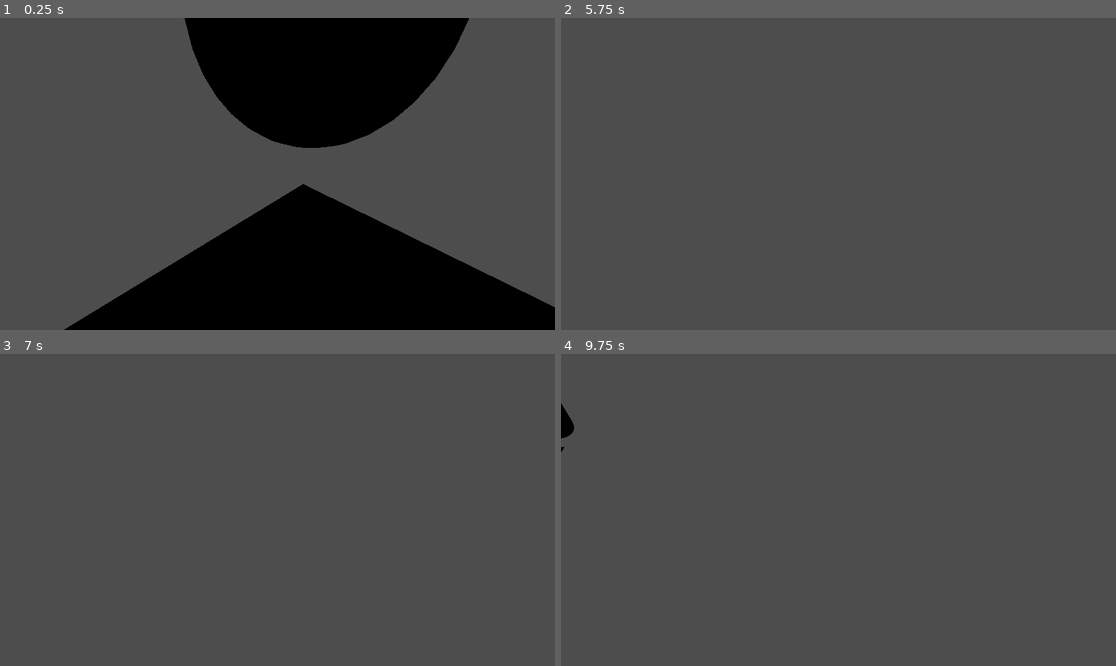
Above: before the commit, frames 1-4 (two rows, left to right).
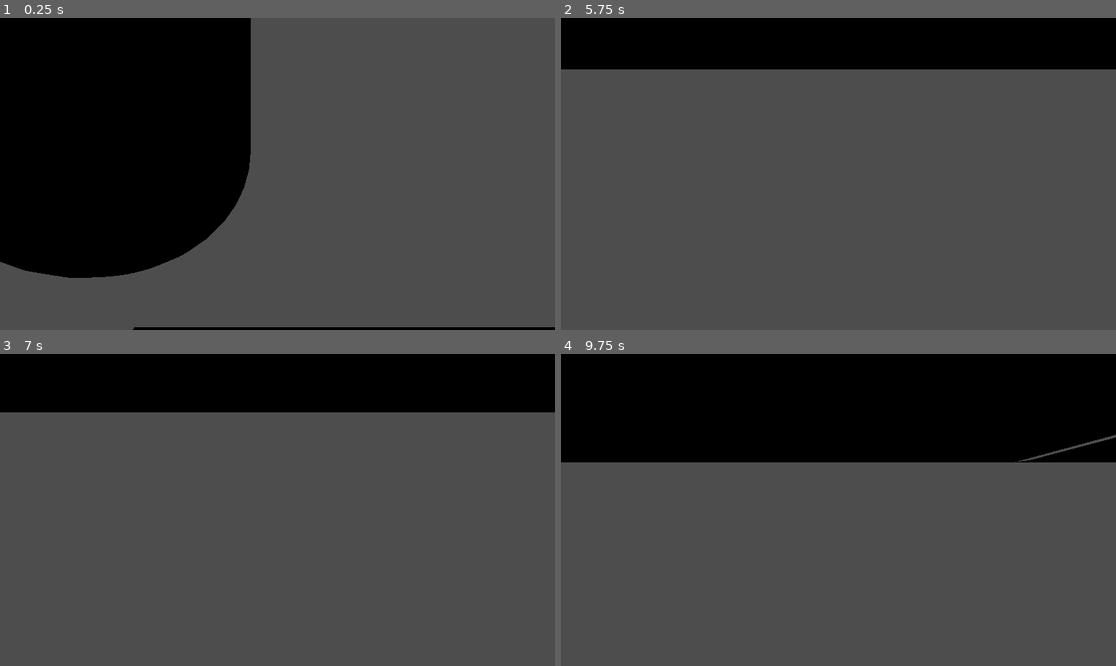
Above: after the commit, the same moments.

Repository: tlegoc/GodotCPUOptimizedPlane
Game: Godot game, scene res://node_3d.tscn
The game is run twice, just before and just after one commit, with the same random seed, the same clock (stepped at 60 frames per second) and the same inputs.
Inputs (mouse positions are in pixels of both pictures, inside the frame that each line leads up to):
- Up to frame 1 (0.25 s): no input
- Up to frame 2 (5.75 s): tap Enter at 0.5, 2, 3.5 s; move the mouse to (960, 158) at 0.52 s; hold D 0.53-1.25 s; tap Z at 0.6 s; click (960, 158) at 0.67 s; tap Space at 1.25, 2.75, 4.25 s; drag from (727, 189) to (810, 236) at 1.27 s; move the mouse to (894, 105) at 2.02 s; hold D 2.03-2.75 s; tap E at 2.1 s; drag from (810, 236) to (672, 127) at 2.77 s; move the mouse to (1005, 220) at 3.52 s; hold A 3.53-4.25 s; tap Alt at 3.6 s; drag from (672, 127) to (755, 96) at 4.27 s; move the mouse to (866, 174) at 5.02 s; hold S from 5.03 s (still down); tap O at 5.1 s; click (866, 174) at 5.17 s
- Up to frame 3 (7 s): release S at 5.75 s; drag from (194, 432) to (166, 525) at 5.77 s; move the mouse to (399, 494) at 6.52 s; hold D from 6.53 s (still down); tap Q at 6.6 s
- Up to frame 4 (9.75 s): release D at 7.25 s; drag from (727, 525) to (810, 572) at 7.27 s; move the mouse to (894, 441) at 8.02 s; hold S 8.03-8.75 s; tap Shift at 8.1 s; drag from (810, 572) to (672, 463) at 8.77 s; move the mouse to (1005, 556) at 9.52 s; hold D from 9.53 s (still down); tap I at 9.6 s; click (1005, 556) at 9.67 s

The runs differ from the first frame. In frame 1, 66% of the frame differs, in the area x 0-100%, y 0-100%; in frame 2, 16%; in frame 3, 19%; in frame 4, 34%.

Commit message:
Chunks almost working
Need to fix chunks not creating far lods, chunk size on screen not accurate

Diff:
--- a/Scripts/Chunk.gd
+++ b/Scripts/Chunk.gd
@@ -11,4 +11,51 @@
 	current_index = tp.request_chunk(-1, -1, current_subdiv, transform)
 
 func get_chunk_size_screen() -> float:
-	return .0
+	var chunk_size = tp.get_chunk_size()
+	var camera: Camera3D = get_viewport().get_camera_3d()
+	var corner_top_left : Vector3 = position
+	var corner_top_right : Vector3 = position + Vector3(1, 0, 0) * chunk_size
+	var corner_bottom_left : Vector3 = position + Vector3(0, 0, 1) * chunk_size
+	var corner_bottom_right : Vector3 = position + Vector3(0, 0, 1) * chunk_size + Vector3(1, 0, 0) * chunk_size
+	var ctl_screen: Vector2 = camera.unproject_position(corner_top_left)
+	var ctr_screen: Vector2 = camera.unproject_position(corner_top_right)
+	var cbl_screen: Vector2 = camera.unproject_position(corner_bottom_left)
+	var cbr_screen: Vector2 = camera.unproject_position(corner_bottom_right)
+
+	var screen_size :Vector2 = get_viewport().get_visible_rect().size
+	var minX : float = INF
+	var maxX : float = -INF
+	var minY : float = INF
+	var maxY : float = -INF
+	for corner in [ctl_screen, ctr_screen, cbl_screen, cbr_screen]:
+		if corner.x > maxX:
+			maxX = corner.x
+		if (corner.x < minX):
+			minX = corner.x
+		if corner.y > maxY:
+			maxY = corner.y
+		if corner.y < minY:
+			minY = corner.y
+		minX = clamp(minX, 0, screen_size.x)
+		maxX = clamp(maxX, 0, screen_size.x)
+		minY = clamp(minY, 0, screen_size.y)
+		maxY = clamp(maxY, 0, screen_size.y)
+
+	var width = maxX - minX
+	var height = maxY - minY
+	var area = width * height
+	return area/(screen_size.x * screen_size.y)
+
+func _process(delta):
+	var chunk_screen_area : float = get_chunk_size_screen()
+	var new_subdiv: int
+	if chunk_screen_area > 0.4:
+		new_subdiv = 8
+	elif chunk_screen_area > 0.1:
+		new_subdiv = 6
+	else:
+		new_subdiv = 0
+
+	if new_subdiv != current_subdiv:
+		current_index = tp.request_chunk(current_subdiv, current_index, new_subdiv, transform)
+		current_subdiv = new_subdiv
--- a/Scripts/TessellatedPlaneScript.gd
+++ b/Scripts/TessellatedPlaneScript.gd
@@ -11,6 +11,8 @@
 
 var plane: Array[ArrayMesh]
 var meshes: Array[MultiMeshInstance3D]
+var mutex_request_chunk: Mutex
+var chunks: Array[TessellatedPlaneChunk]
 
 # Called when the node enters the scene tree for the first time.
 func _ready():
@@ -25,6 +27,7 @@
 
 func init_tessellated_plane():
 	clear_plane()
+	mutex_request_chunk = Mutex.new()
 	plane = []
 	meshes = []
 
@@ -40,9 +43,11 @@
 	for i in range(0, chunk_count):
 		for j in range(0, chunk_count):
 			var chunk := TessellatedPlaneChunk.new()
+			chunks.append(chunk)
 			add_child(chunk)
 			chunk.position = Vector3(i * chunk_size, 0, j * chunk_size)
 			chunk.init_chunk()
+
 
 
 func gen_plane(cell_count: int, cell_size: float) -> ArrayMesh:
@@ -67,10 +72,30 @@
 	st.set_material(water_material)
 	return st.commit()
 
-# Mutex to avoid writing wrong transforms
-var mutex_request_chunk: Mutex = Mutex.new()
 func request_chunk(old_subdiv: int, old_index: int, new_subdiv: int, t: Transform3D) -> int:
 	mutex_request_chunk.lock()
+
+	# First we remove the old plane
+	if old_subdiv != -1 && old_index != -1:
+		var old_multimesh: MultiMesh = meshes[old_subdiv].multimesh
+		if old_multimesh.instance_count > 1:
+			# We delete the old transform by overwriting it with the old one
+			var temp_tarray := old_multimesh.transform_array
+			old_multimesh.set_instance_transform(old_index, old_multimesh.get_instance_transform(old_multimesh.instance_count-1))
+			temp_tarray.resize(temp_tarray.size() - 4)
+			old_multimesh.instance_count -= 1
+			old_multimesh.transform_array = temp_tarray
+
+			# This also means we need to warn the chunk that was moved to change
+			# it's old index.
+			for c in chunks:
+				if c.current_subdiv == old_subdiv && c.current_index == old_multimesh.instance_count:
+					c.current_index = old_index
+					break
+		else:
+			old_multimesh.instance_count = 0
+
+	# Then we create a new plane for the chunk
 	# Save transforms as they get reset when instance_count changes
 	var transform_array := meshes[new_subdiv].multimesh.transform_array
 
@@ -78,10 +103,7 @@
 	meshes[new_subdiv].multimesh.instance_count += 1
 
 	# Add 4 blank vectors to avoid errors
-	transform_array.append(Vector3.ZERO)
-	transform_array.append(Vector3.ZERO)
-	transform_array.append(Vector3.ZERO)
-	transform_array.append(Vector3.ZERO)
+	transform_array.resize(transform_array.size() + 4)
 
 	# Put old transforms back into the multimesh
 	meshes[new_subdiv].multimesh.transform_array = transform_array
@@ -96,3 +118,6 @@
 
 func get_subdiv_count() -> int:
 	return subdivisions
+
+func get_chunk_size() -> float:
+	return chunk_size
--- a/node_3d.tscn
+++ b/node_3d.tscn
@@ -10,7 +10,7 @@
 script = ExtResource("1_s42pn")
 
 [node name="Camera3D" type="Camera3D" parent="."]
-transform = Transform3D(0.707107, -0.353553, 0.612372, 0, 0.866025, 0.5, -0.707107, -0.353553, 0.612372, 0.619933, 0.664994, 0.838506)
+transform = Transform3D(1, 0, 0, 0, 1, 0, 0, 0, 1, 0.619933, 0.664994, 0.883066)
 script = ExtResource("2_l82i3")
 
 [node name="TessellatedPlane" type="Node3D" parent="."]
--- a/project.godot
+++ b/project.godot
@@ -13,6 +13,7 @@
 config/name="ShaderTests"
 run/main_scene="res://node_3d.tscn"
 config/features=PackedStringArray("4.0", "Forward Plus")
+run/max_fps=500
 config/icon="res://icon.svg"
 
 [display]
